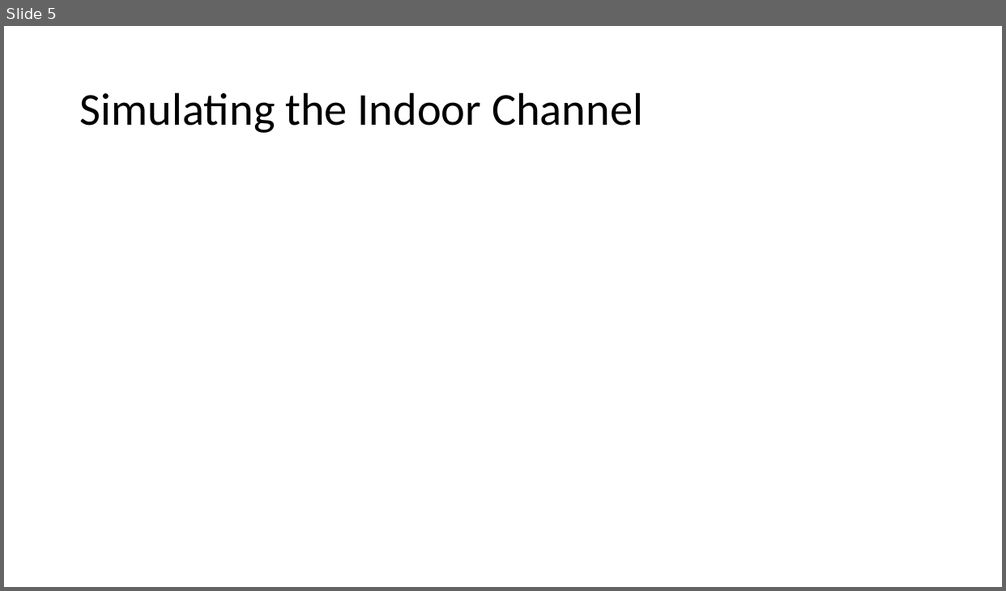
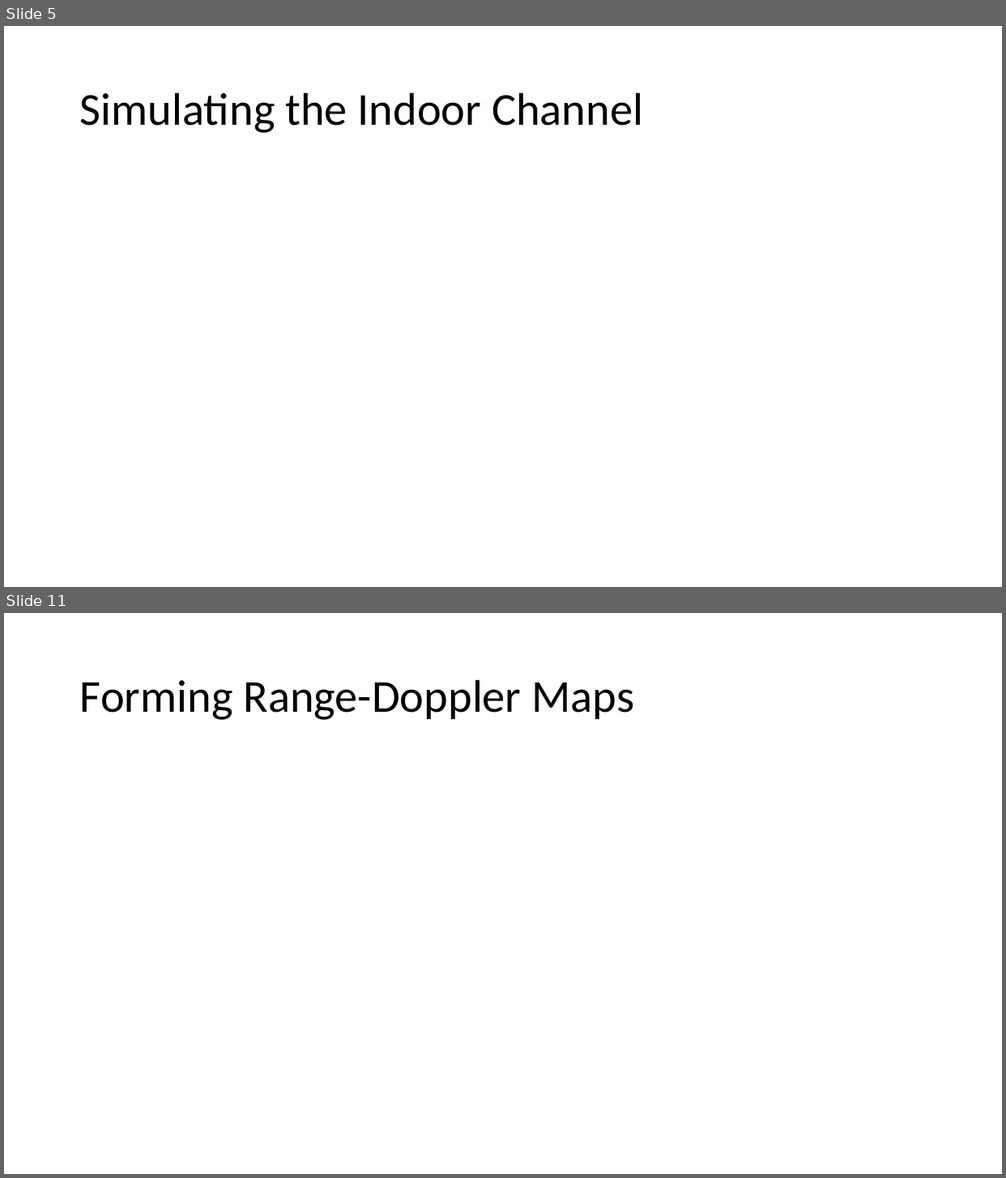
Before and after one commit to USRPMAN/wifi-radar, a slide deck: presentation.pptx. Shown one above the other, each under a label of ours: slide 5 before the commit, slides 5 and 11 after it; the slides between them are not shown. The pictures are 1006x591 and 1006x1178 pixels, drawn with LibreOffice and Linux fonts; fonts in the diff are those of the drawing; grey boxes stand for pictures. Boxes give left, top, right and bottom in pixels: in the first picture for what was removed or moved away, otherwise in the second. Text is boxed around its words. In the diff, an @@ line names an element or a change of style, - is before the commit and + after.

```diff
--- a/presentation.pptx
+++ b/presentation.pptx
@@ slide 11 added at (x1=4, y1=613, x2=1002, y2=1174), background #FFFFFF @@
@@ title added at (x1=80, y1=679, x2=634, y2=720), 44 pt, text #000000 @@
+Forming Range-Doppler Maps
```
Also in this commit, not shown: 4 slides changed, 7 other slides added, 1 slide removed.
